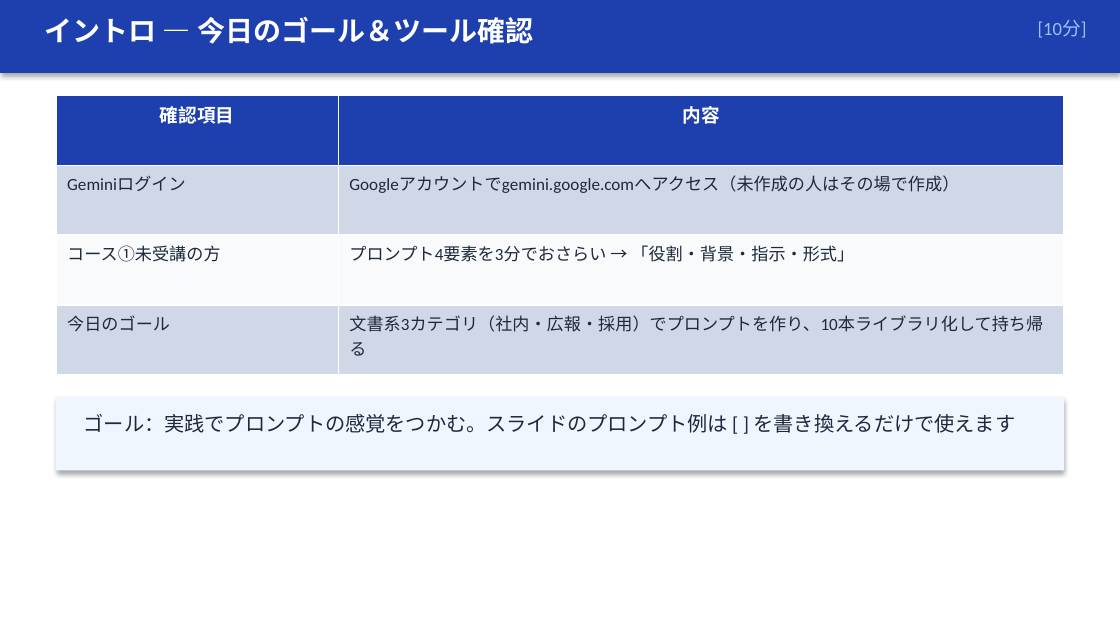
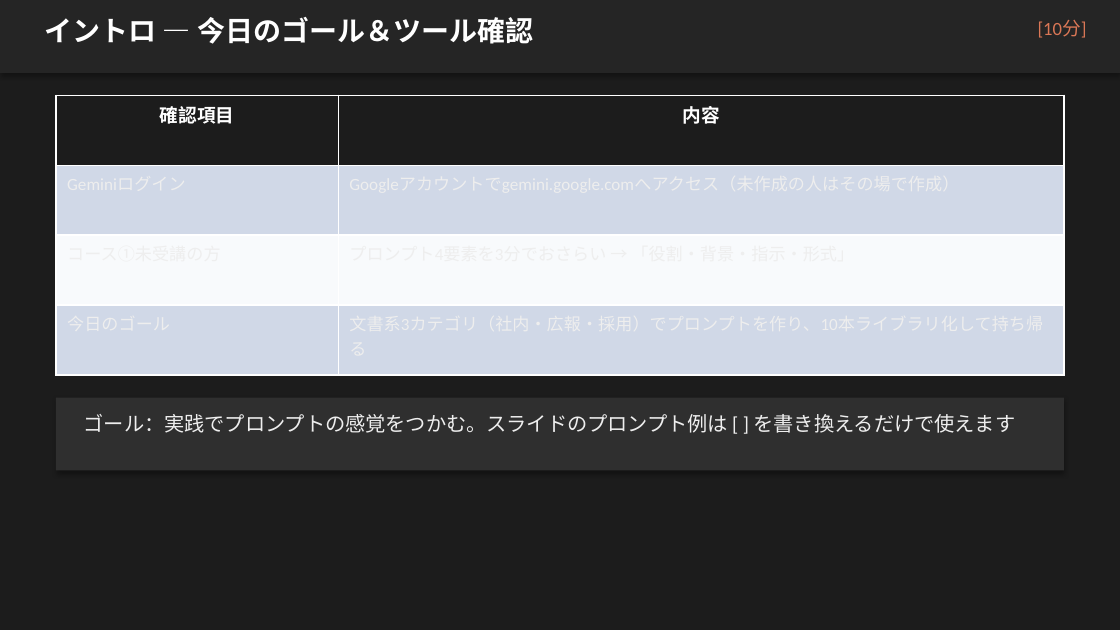
Before and after one commit to zatune-gif/kurashi-no-dodai-log, a slide deck: slide 4 of 00-01_han-ai/training-materials/course02_jissen_bunsho.pptx. Drawn at 1120x630 pixels with LibreOffice and Linux fonts; fonts in the diff are those of the drawing. Boxes give left, top, right and bottom in pixels: in the first picture for what was removed or moved away, otherwise in the second. Text is boxed around its words. In the diff, an @@ line names an element or a change of style, - is before the commit and + after.

```diff
--- a/00-01_han-ai/training-materials/course02_jissen_bunsho.pptx
+++ b/00-01_han-ai/training-materials/course02_jissen_bunsho.pptx
@@ background #FFFFFF to #1C1C1C @@
@@ rectangle at bbox=[0, 0, 1120, 73]: fill #1E40AF to #252525 @@
@@ text "[10分]" at bbox=[1038, 20, 1087, 38]: text colour #93C5FD to #DA7756 @@
@@ table at bbox=[56, 95, 1064, 375] @@
@@ fill #1E40AF to #1C1C1C in row 1 @@
@@ text colour #1E293B to #EEEEEE @@
@@ rectangle at bbox=[56, 398, 1064, 470]: fill #EFF6FF to #2F2F2F @@
@@ text "ゴール：実践でプロンプトの感覚をつかむ。スライドのプロンプト例は [ ] を書き換えるだけで使えます" at bbox=[84, 414, 1016, 433]: text colour #1E293B to #EEEEEE @@
```
Also in this commit, not shown: 15 other slides changed, 4 other files.
